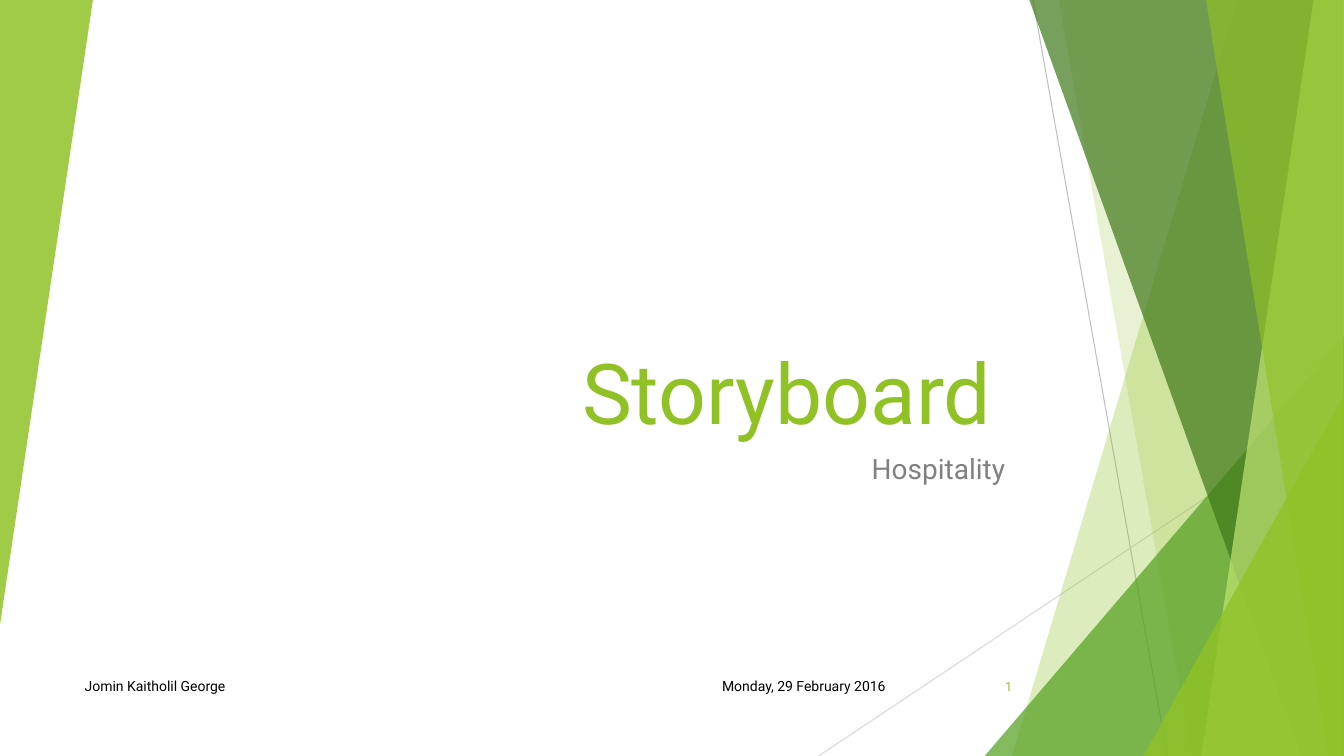
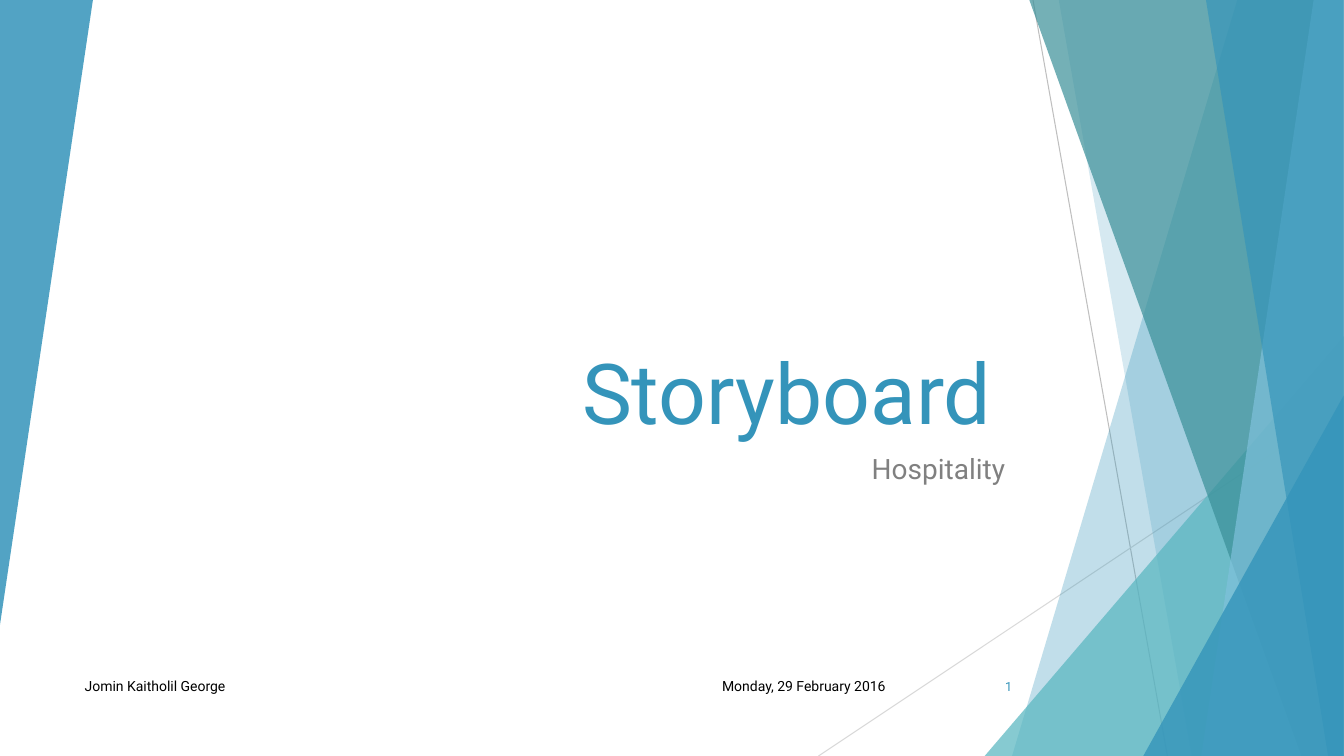
Before and after one commit to jomingeorge94/Hospitality, a slide deck: slide 1 of Background Research/Storyboard - Jomin George.pptx. Drawn at 1344x756 pixels with LibreOffice and Linux fonts; fonts in the diff are those of the drawing. Boxes give left, top, right and bottom in pixels: in the first picture for what was removed or moved away, otherwise in the second. Text is boxed around its words. In the diff, an @@ line names an element or a change of style, - is before the commit and + after.

Commit message:
Storyboard - structure

```diff
--- a/Background Research/Storyboard - Jomin George.pptx
+++ b/Background Research/Storyboard - Jomin George.pptx
@@ triangle at [0,0,93,625]: fill #90C226 at 85% opacity to #3494BA at 85% opacity @@
@@ freeform shape at [1012,0,1344,756]: fill #90C226 at 30% opacity to #3494BA at 30% opacity @@
@@ freeform shape at [1029,0,1344,756]: fill #3F7819 at 70% opacity to #3A8F98 at 70% opacity @@
@@ freeform shape at [1059,0,1344,756]: fill #90C226 at 20% opacity to #3494BA at 20% opacity @@
@@ freeform shape at [1202,0,1344,756]: fill #C0E474 at 70% opacity to #7FC1DB at 70% opacity @@
@@ freeform shape at [1206,0,1344,756]: fill #90C226 at 65% opacity to #3494BA at 65% opacity @@
@@ title "Storyboard" at [582,361,991,442]: text colour #90C226 to #3494BA @@
@@ triangle at [985,336,1344,756]: fill #54A021 at 72% opacity to #58B6C0 at 72% opacity @@
@@ triangle at [1143,396,1344,756]: fill #90C226 at 80% opacity to #3494BA at 80% opacity @@
@@ page number at [1005,682,1012,691]: text colour #90C226 to #3494BA @@
```
Also in this commit, not shown: 3 other slides changed, 1 slide added.
